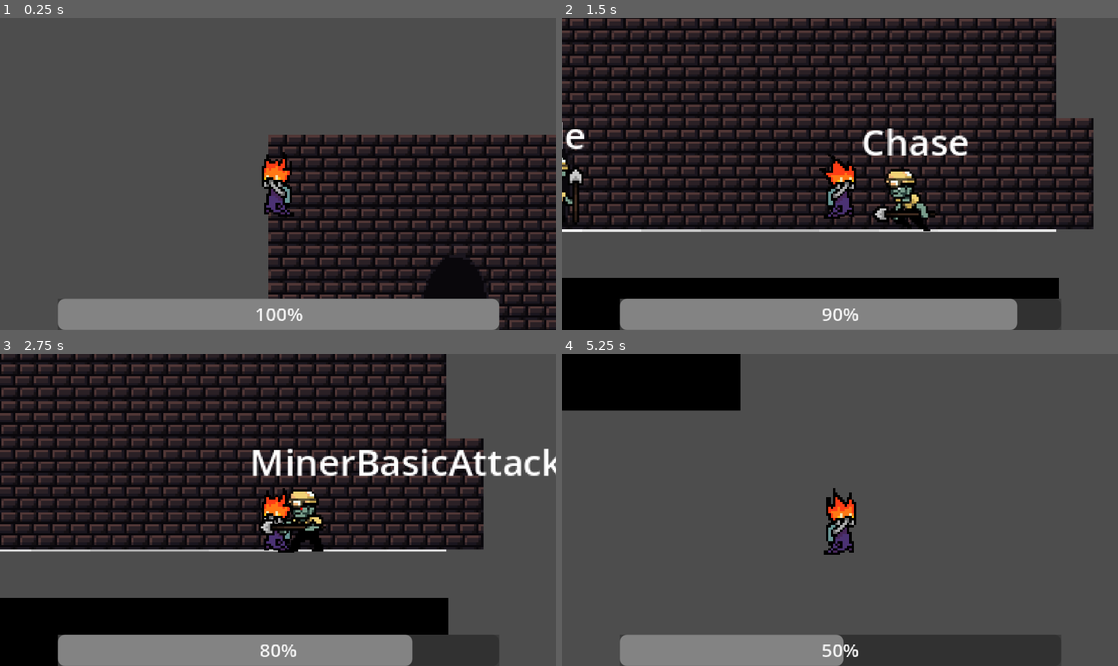
Above: before the commit, frames 1-4 (two rows, left to right).
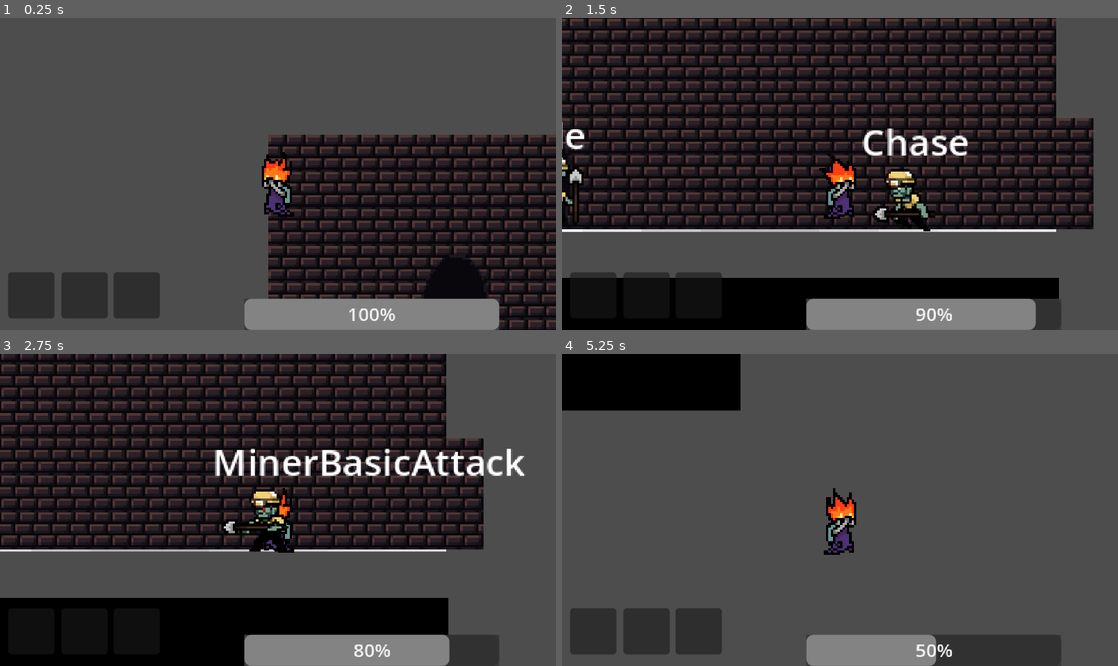
Above: after the commit, the same moments.

Repository: zerqora/Ray-Dungeon-Crawler
Game: Godot game, scene res://world/dungeon.tscn
Same seed, same stepped clock (60 frames per second), same inputs: the game is played once before the commit and once after it.
Inputs (mouse positions are in pixels of both pictures, inside the frame that each line leads up to):
- Up to frame 1 (0.25 s): no input
- Up to frame 2 (1.5 s): move the mouse to (962, 158) at 0.52 s; hold D (RIGHT) from 0.53 s (still down); click (962, 158) at 0.6 s; tap E (INTERACT) at 1.25 s; move the mouse to (728, 189) at 1.27 s; tap Ctrl (DASH) at 1.35 s
- Up to frame 3 (2.75 s): move the mouse to (333, 441) at 2.02 s; release D (RIGHT) at 2.03 s; hold A (LEFT) from 2.03 s (still down); tap E (INTERACT) at 2.1 s
- Up to frame 4 (5.25 s): move the mouse to (812, 572) at 2.77 s; release A (LEFT) at 2.78 s; hold D (RIGHT) 2.78-4.28 s; click (812, 572) at 2.85 s; move the mouse to (1006, 556) at 3.52 s; tap Ctrl (DASH) at 3.6 s; move the mouse to (673, 463) at 4.27 s; hold A (LEFT) 4.28-5.03 s; tap E (INTERACT) at 4.35 s; move the mouse to (867, 510) at 5.02 s; hold D (RIGHT) from 5.03 s (still down); click (867, 510) at 5.1 s

The runs differ from the first frame. In frame 1, 6.3% of the frame differs, in the area x 1-72%, y 81-100%; in frame 2, 4.4%; in frame 3, 8.9%, in the area x 10-100%, y 30-100%; in frame 4, 7.8%.

Commit message:
attack state stuff

Diff:
--- a/enemies/base_entity.tscn
+++ b/enemies/base_entity.tscn
@@ -104,7 +104,7 @@
 size = Vector2(13, 5)
 
 [sub_resource type="RectangleShape2D" id="RectangleShape2D_lefkw"]
-size = Vector2(38, 26)
+size = Vector2(22, 26)
 
 [node name="BaseEntity" type="CharacterBody2D" node_paths=PackedStringArray("hitbox", "state_machine", "animation_player")]
 collision_layer = 4
@@ -145,6 +145,7 @@
 
 [node name="Chase" type="Node" parent="StateMachine" node_paths=PackedStringArray("neighboring_nodes")]
 script = ExtResource("11_bsopm")
+max_distance = 50
 neighboring_nodes = [NodePath("../Patrol"), NodePath("../MinerBasicAttack"), NodePath("../Retreat")]
 
 [node name="Patrol" type="Node" parent="StateMachine" node_paths=PackedStringArray("neighboring_nodes")]
@@ -172,7 +173,6 @@
 collision_mask = 2
 
 [node name="CollisionShape2D" type="CollisionShape2D" parent="BasicAttack"]
-position = Vector2(-13, 3)
 shape = SubResource("RectangleShape2D_lefkw")
 
 [node name="AttackCooldown" type="Timer" parent="."]
--- a/enemies/miner_basic_attack.gd
+++ b/enemies/miner_basic_attack.gd
@@ -1,6 +1,7 @@
 class_name MinerBasicAttack extends State
 
 var cooldown : Timer
+var direction : int
 @export var hurtbox : Area2D
 
 func enter(data : Dictionary = {}) -> void:
@@ -15,12 +16,17 @@
 
 	hurtbox.area_entered.connect(damage_player)
 	hurtbox.show()
+
+	direction = determine_movement()
 	# play attack animation
-
 	this_data["animation"].play("basic_attack")
+	# Pivot the hurtbox by 10 in either direction
+	hurtbox.position.x = 0 - (10 * (-1 if this_data["animation"].flip_h else 1))
 	# wait for the player's animation to finish, and then emit finished signal
-	this_data["animation"].animation_finished.connect(exit)
-	this_data["animation"].frame_changed.connect(determine_movement)
+	if !this_data["animation"].animation_finished.is_connected(exit):
+		this_data["animation"].animation_finished.connect(exit)
+	if !this_data["animation"].frame_changed.is_connected(determine_movement):
+		this_data["animation"].frame_changed.connect(determine_movement)
 	# have a listener for the area2D if it's collided with the player
 
 # use the player key in data to deal damage to the player
@@ -30,6 +36,7 @@
 var timer : float = 0
 var hit_player : bool = false
 func update(owner, delta: float) -> void:
+	direction = determine_movement()
 	if hit_player:
 		timer += delta
 	# Invincibility frames are over
@@ -41,11 +48,12 @@
 		damage_player(hurtbox.get_overlapping_areas()[0])
 	# If the invincibility frame is still going
 
+	owner.velocity.x = direction * this_data["stats"]["speed"] * 5 * delta
+	owner.move_and_slide()
 
 func damage_player(area : Area2D) -> void:
 	print("hit player")
 	hit_player = true
-
 
 func exit(next_node : State = neighboring_nodes[0]) -> void:
 	print("trying to exit attack state")
@@ -56,6 +64,6 @@
 func determine_movement() -> int:
 	# if the current frame is index 3, set the velocity depending on the direction of the sprite.
 	# If the frame is not 3 yet, return no direction.
-	if this_data["animation"].frame >= 3:
+	if this_data["animation"].frame >= 3 && this_data["animation"].frame != 5:
 		return 1 if this_data["animation"].flip_h else -1
 	return 0
--- a/scripts/chase.gd
+++ b/scripts/chase.gd
@@ -3,6 +3,7 @@
 var speed : int
 var gravity : int = 5000
 var direction : int = 1
+@export var max_distance : int
 
 func enter(data : Dictionary = {}) -> void:
 	this_data = data
@@ -28,12 +29,13 @@
 	owner.move_and_slide()
 
 func look_for_player(owner) -> void:
-	if abs(this_data["player"].global_position.x - owner.global_position.x) < 20:
+	# Close enough to the player
+	if abs(this_data["player"].global_position.x - owner.global_position.x) < 30:
 		# Stop moving
 		owner.velocity.x = 0
 		exit(neighboring_nodes[1])
 
 func check_distance_from_spawn() -> void:
-	if this_data["spawn_point"].x - owner.global_position.x > 30:
+	if this_data["spawn_point"].x - owner.global_position.x > max_distance:
 		print("too far away from spawn. I'm just gonna head back.")
 		finished.emit(neighboring_nodes[2], this_data)
--- a/scripts/idle.gd
+++ b/scripts/idle.gd
@@ -18,7 +18,7 @@
 	if timer > turn_when_seconds:
 		turn_when_seconds = randf_range(1, 5)
 		timer = 0
-		# if over 50%, exit to patrol node
+		# 50% to exit to patrol state
 		if chance_to_patrol > .5:
 			exit(neighboring_nodes[ceil(chance_to_patrol)])
 		else:
--- /dev/null
+++ b/ui/health_hud.tscn
@@ -0,0 +1,34 @@
+[gd_scene format=3 uid="uid://cu2nytgp6s0p"]
+
+[node name="HealthHud" type="Control"]
+texture_filter = 1
+layout_mode = 3
+anchors_preset = 15
+anchor_right = 1.0
+anchor_bottom = 1.0
+grow_horizontal = 2
+grow_vertical = 2
+
+[node name="Panel" type="Panel" parent="."]
+texture_filter = 1
+layout_mode = 0
+offset_left = 7.0
+offset_top = 220.0
+offset_right = 47.0
+offset_bottom = 260.0
+
+[node name="Panel2" type="Panel" parent="."]
+texture_filter = 1
+layout_mode = 0
+offset_left = 53.0
+offset_top = 220.0
+offset_right = 93.0
+offset_bottom = 260.0
+
+[node name="Panel3" type="Panel" parent="."]
+texture_filter = 1
+layout_mode = 0
+offset_left = 98.0
+offset_top = 220.0
+offset_right = 138.0
+offset_bottom = 260.0
--- a/ui/oxygen_hud.tscn
+++ b/ui/oxygen_hud.tscn
@@ -18,6 +18,7 @@
 anchors_preset = 2
 anchor_top = 1.0
 anchor_bottom = 1.0
+offset_left = 161.0
 offset_top = -77.0
 offset_right = 481.0
 grow_vertical = 0
--- a/world/dungeon.tscn
+++ b/world/dungeon.tscn
@@ -1,8 +1,9 @@
-[gd_scene load_steps=5 format=3 uid="uid://dyxlht4af6yhq"]
+[gd_scene load_steps=6 format=3 uid="uid://dyxlht4af6yhq"]
 
 [ext_resource type="PackedScene" uid="uid://b8ii3xxsrpneh" path="res://world/lobby.tscn" id="1_2hl08"]
 [ext_resource type="Script" uid="uid://djum8ofdx1mge" path="res://scripts/scene_manager.gd" id="1_t7djt"]
 [ext_resource type="PackedScene" uid="uid://erwnba8iqylc" path="res://ui/oxygen_hud.tscn" id="2_avs0c"]
+[ext_resource type="PackedScene" uid="uid://cu2nytgp6s0p" path="res://ui/health_hud.tscn" id="3_avs0c"]
 [ext_resource type="Script" uid="uid://b3s415a1qd1g2" path="res://scripts/monster_spawner.gd" id="4_k6q0d"]
 
 [node name="Dungeon" type="Node2D"]
@@ -11,6 +12,8 @@
 [node name="CanvasLayer" type="CanvasLayer" parent="."]
 
 [node name="OxygenHud" parent="CanvasLayer" instance=ExtResource("2_avs0c")]
+
+[node name="HealthHud" parent="CanvasLayer" instance=ExtResource("3_avs0c")]
 
 [node name="MonsterSpawner" type="Node" parent="."]
 script = ExtResource("4_k6q0d")
